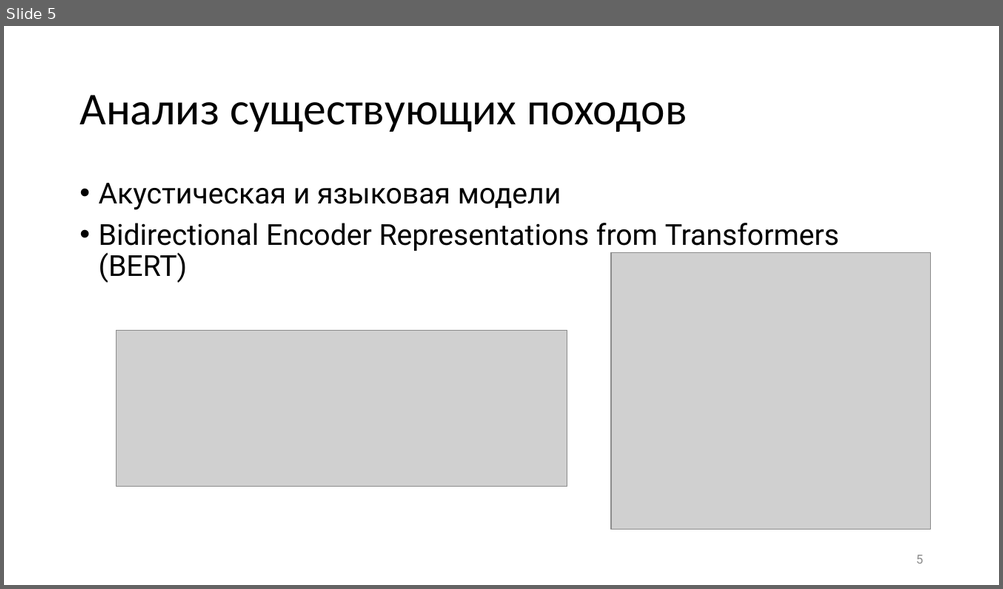
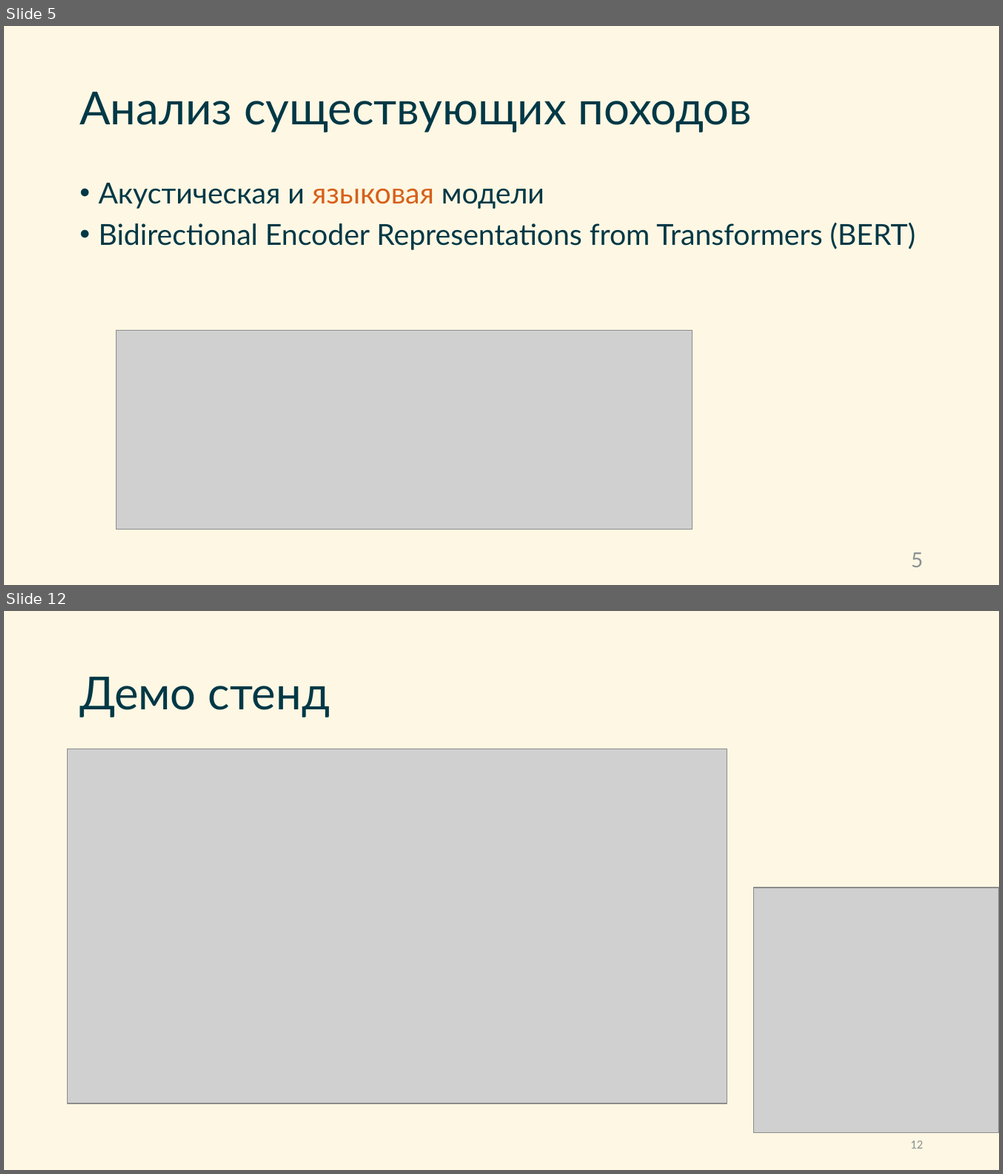
Before and after one commit to SirojiddinSaidmurodov/degree-work, a slide deck: docs/Предзащита.pptx. Shown one above the other, each under a label of ours: slide 5 before the commit, slides 5 and 12 after it; the slides between them are not shown. The pictures are 1003x589 and 1003x1174 pixels, drawn with LibreOffice and Linux fonts; fonts in the diff are those of the drawing; grey boxes stand for pictures. Boxes give left, top, right and bottom in pixels: in the first picture for what was removed or moved away, otherwise in the second. Text is boxed around its words. In the diff, an @@ line names an element or a change of style, - is before the commit and + after.

```diff
--- a/docs/Предзащита.pptx
+++ b/docs/Предзащита.pptx
@@ slide 12 added at bbox=[4, 611, 999, 1170], background #FEF7E3 @@
@@ title added at bbox=[79, 677, 330, 718], 44 pt, text #003846 @@
+Демо стенд
@@ picture added at bbox=[67, 749, 726, 1104] @@
@@ picture added at bbox=[753, 888, 999, 1133] @@
@@ page number added at bbox=[910, 1141, 922, 1149], 12 pt, text #8C9194 @@
+12
@@ slide 5 changed as well @@
@@ background #FFFFFF to #FEF7E3 @@
@@ title "Анализ существующих походов" at bbox=[79, 92, 751, 133]: font Calibri to Lato, text colour #000000 to #003846 @@
@@ text "Акустическая и языковая модели" at bbox=[99, 183, 916, 250]: font Roboto to Lato, text colour #000000 to #003846; text colour #000000 to #D6601A in "языковая" @@
@@ picture removed at bbox=[612, 253, 930, 530] @@
@@ picture: place and size @@
-picture at bbox=[116, 330, 566, 487]
+picture at bbox=[116, 330, 692, 531]
@@ page number at bbox=[910, 553, 922, 568]: size 12 to 20 pt, font Roboto to Lato, text colour #8C8C8C to #8C9194 @@
```
Also in this commit, not shown: 8 other slides changed, 4 other slides added, 1 slide removed, 3 other files.
